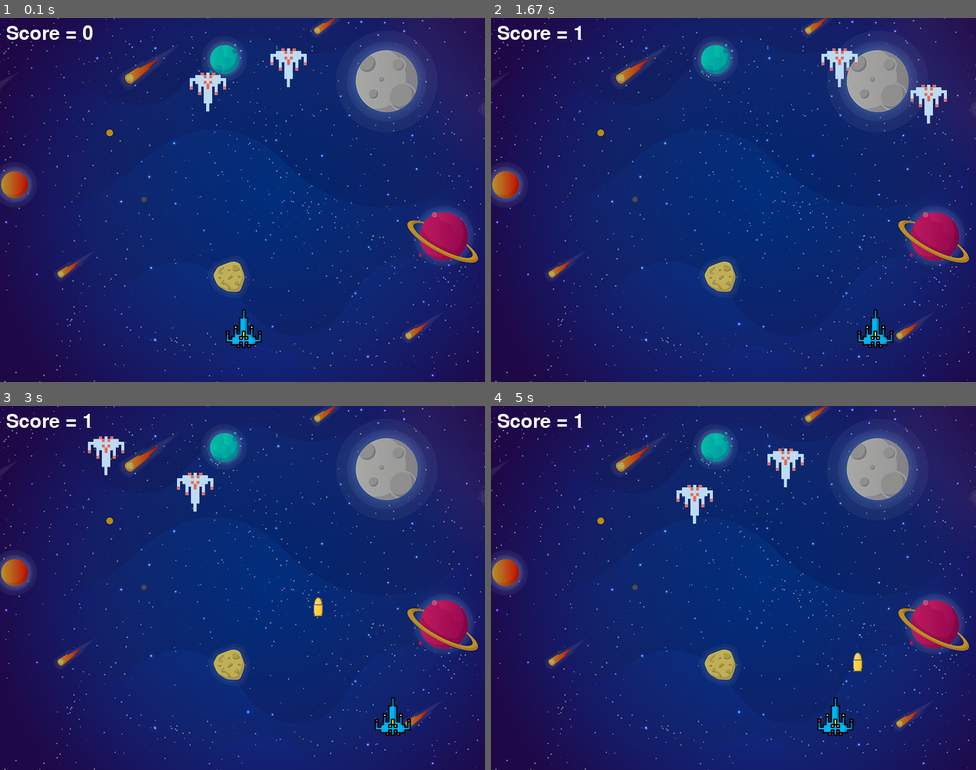
Above: before the commit, frames 1-4 (two rows, left to right).
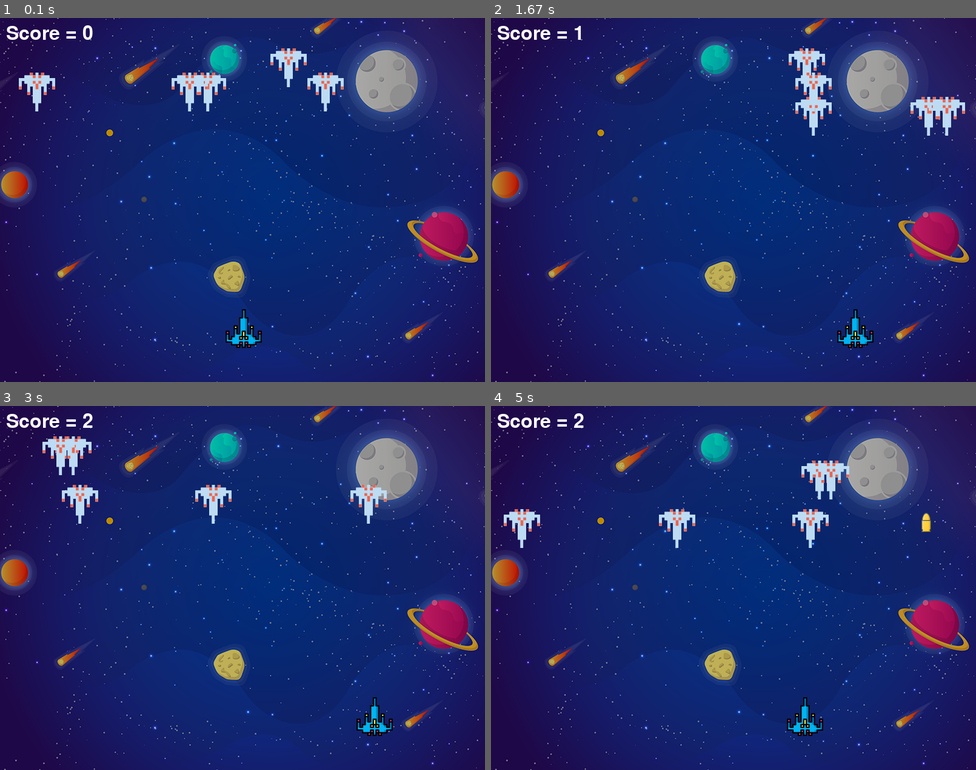
Above: after the commit, the same moments.

Repository: skyfast/pygame
Game: pygame game, started from main.py
The game is run twice, just before and just after one commit, with the same random seed, the same clock (stepped at 60 frames per second) and the same inputs.
Inputs:
- Up to frame 1 (0.1 s): no input
- Up to frame 2 (1.67 s): hold Right 0.33-0.8 s; hold Right 0.83-1.3 s; tap Space at 0.9, 1.2, 1.4 s; hold Left from 1.33 s (still down)
- Up to frame 3 (3 s): tap Space at 1.7, 1.97, 2.27, 2.4, 2.7 s; release Left at 1.87 s; hold Left 1.9-2.3 s; hold Right 2.33-2.97 s
- Up to frame 4 (5 s): hold Left 3-3.47 s; tap Space at 3.07, 3.37, 3.57, 3.87, 4.07, 4.37, 4.57, 4.87 s; hold Right 3.5-3.97 s; hold Right 4-4.47 s; hold Left from 4.5 s (still down)

The runs differ from the first frame. In frame 1, 1.0% of the frame differs, in the area x 3-71%, y 15-26%; in frame 2, 2.7%; in frame 3, 3.0%; in frame 4, 3.3%, in the area x 2-91%, y 2-91%.

Commit message:
Added 5 enemies, made some updates

Diff:
--- a/bullet.py
+++ b/bullet.py
@@ -5,7 +5,7 @@
 class Bullet:
     bullet_img = pygame.image.load('bullet.png')
     base_y = 480
-    bullet_change = 550
+    bullet_change = 700
 
     def __init__(self):
         self.x_cord = 0
--- a/enemy.py
+++ b/enemy.py
@@ -6,7 +6,7 @@
     # path to image
     EnemyImg = pygame.image.load('trash.png')
     # control how fast the enemy will move, same for all
-    enemy_y_change = 20
+    enemy_y_change = 40
     enemy_x_change = 300
 
     def __init__(self, x, y):
--- a/main.py
+++ b/main.py
@@ -1,7 +1,7 @@
 import pygame
 import random
 import time
-import math
+
 
 import enemy
 import player
@@ -34,7 +34,10 @@
 
 e1 = enemy.Enemy(random.randint(0, 735), 50)
 e2 = enemy.Enemy(random.randint(0, 735), 90)
-enemy_list = [e1, e2]
+e3 = enemy.Enemy(random.randint(0, 735), 90)
+e4 = enemy.Enemy(random.randint(0, 735), 90)
+e5 = enemy.Enemy(random.randint(0, 735), 90)
+enemy_list = [e1, e2, e3, e4, e5]
 
 def show_score():
     score = font.render("Score = {}".format(str(score_vale)), True, (255, 255, 255))
@@ -87,6 +90,5 @@
         e.draw(screen)
 
     p.draw(screen)
-    e.draw(screen)
     show_score()
     pygame.display.update()
--- a/player.py
+++ b/player.py
@@ -5,7 +5,7 @@
 
 class Player:
     PlayerImg = pygame.image.load('player.png')
-    x_change = 400
+    x_change = 500
 
     def __init__(self):
         self.x_cord = 370
